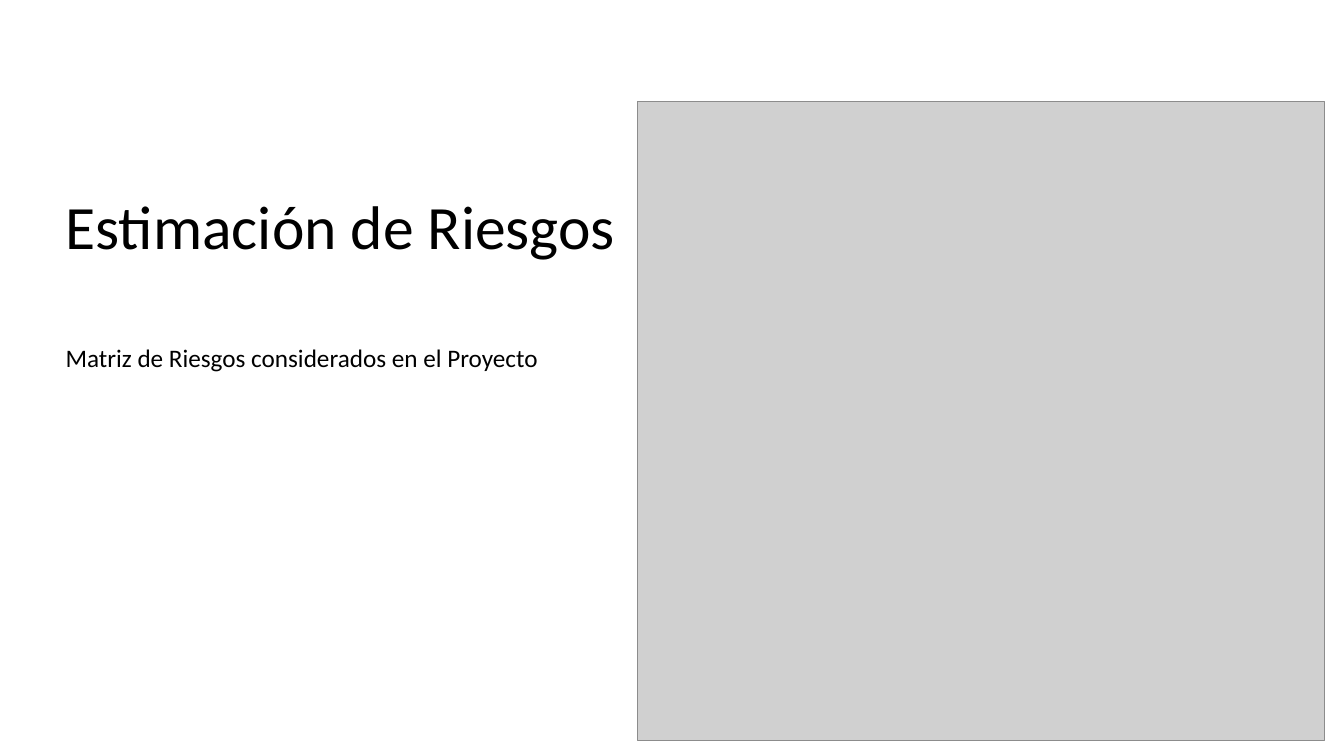
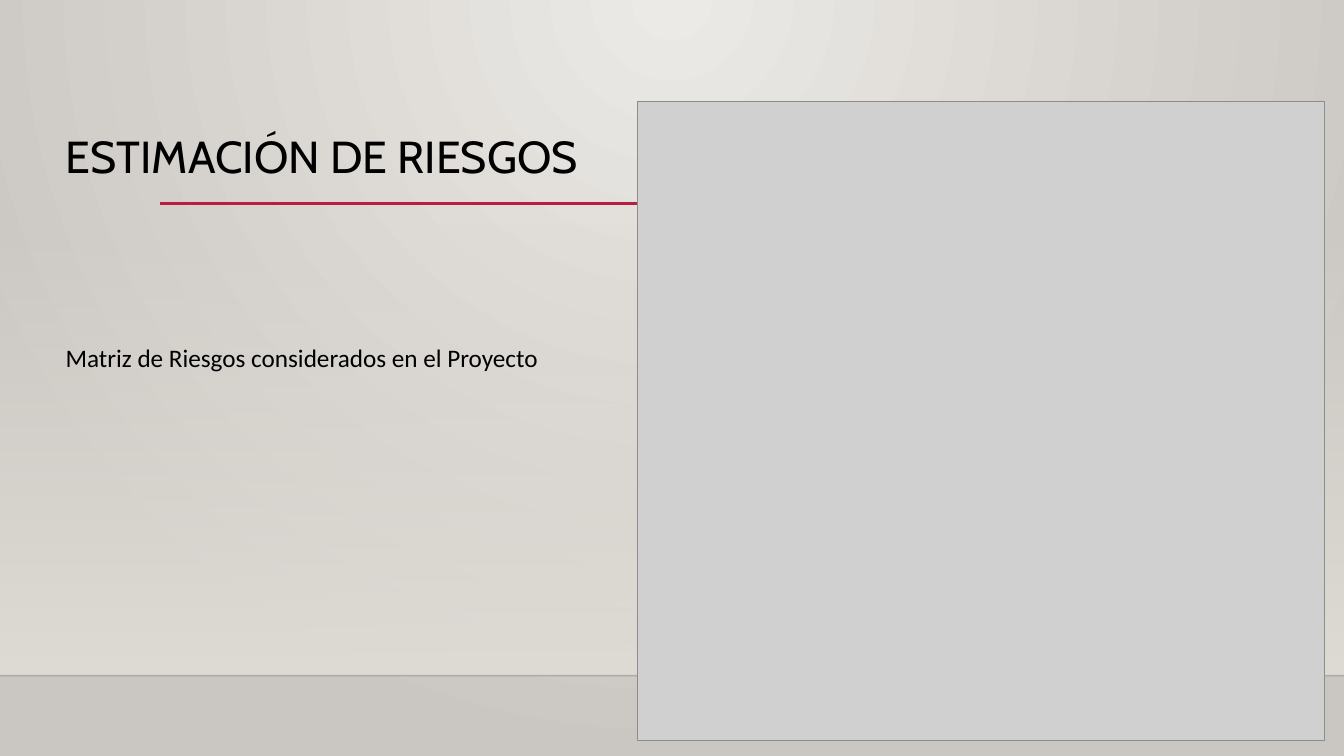
Before and after one commit to WilldiazRaM/app_AhorraLuz, a slide deck: slide 14 of Fase 1/Evidencias Grupales/Presentacion1.pptx. Drawn at 1344x756 pixels with LibreOffice and Linux fonts; fonts in the diff are those of the drawing; grey boxes stand for pictures; background and template pictures are left out. Boxes give left, top, right and bottom in pixels: in the first picture for what was removed or moved away, otherwise in the second. Text is boxed around its words. In the diff, an @@ line names an element or a change of style, - is before the commit and + after.

```diff
--- a/Fase 1/Evidencias Grupales/Presentacion1.pptx
+++ b/Fase 1/Evidencias Grupales/Presentacion1.pptx
@@ background picture (left out) to gradient #ECEAE7 to #CAC7C1 @@
@@ title at [66, 135, 578, 174]: text changed; size 44 to 32 pt; font Calibri to Cabin @@
-Estimación de Riesgos
+ESTIMACIÓN DE RIESGOS
@@ line added from (160, 204) to (1220, 204), #B71E42 2.5 pt @@
@@ rectangle added at [0, 223, 1344, 676], fill gradient #DFDBD5 @@
@@ line added from (0, 676) to (1344, 676), #000001 1 pt @@
```
Also in this commit, not shown: 16 other slides changed.
